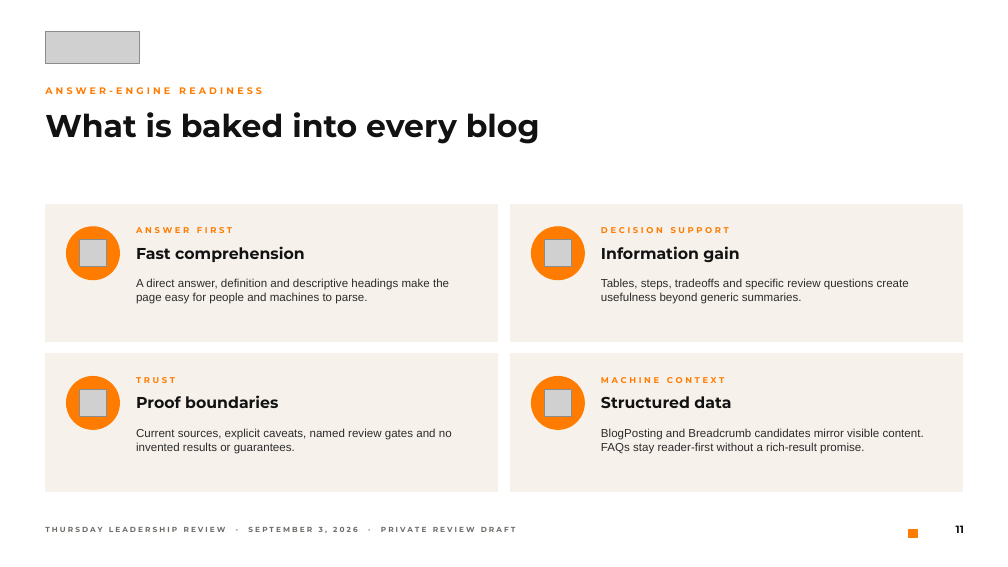
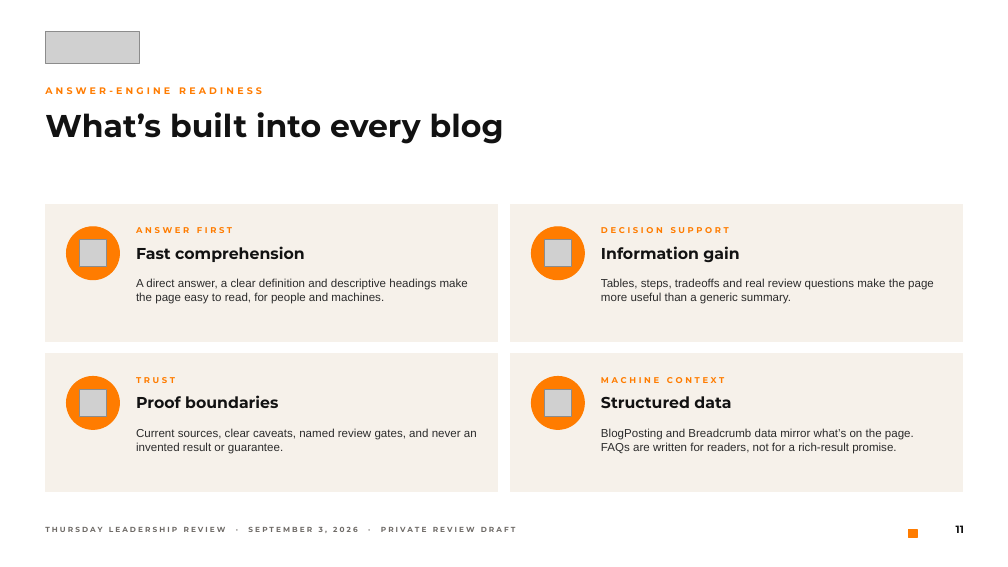
Before and after one commit to dillonmohr8777/client-operations-canonical, a slide deck: slide 11 of clients/bigorange-marketing/deliverables/2026-09-02-wordpress-growth-package-redesign/BigOrange-Thursday-WordPress-Growth-Review-2026-09-03.pptx. Drawn at 1008x567 pixels with LibreOffice and Linux fonts; fonts in the diff are those of the drawing; grey boxes stand for pictures. Boxes give left, top, right and bottom in pixels: in the first picture for what was removed or moved away, otherwise in the second. Text is boxed around its words. In the diff, an @@ line names an element or a change of style, - is before the commit and + after.

```diff
--- a/clients/bigorange-marketing/deliverables/2026-09-02-wordpress-growth-package-redesign/BigOrange-Thursday-WordPress-Growth-Review-2026-09-03.pptx
+++ b/clients/bigorange-marketing/deliverables/2026-09-02-wordpress-growth-package-redesign/BigOrange-Thursday-WordPress-Growth-Review-2026-09-03.pptx
@@ text at [45, 112, 504, 144]: text changed @@
-What is baked into every blog
+What’s built into every blog
@@ text at [136, 278, 468, 304]: text changed @@
-A direct answer, definition and descriptive headings make the page easy for people and machines to parse.
+A direct answer, a clear definition and descriptive headings make the page easy to read, for people and machines.
@@ text at [601, 278, 934, 304]: text changed @@
-Tables, steps, tradeoffs and specific review questions create usefulness beyond generic summaries.
+Tables, steps, tradeoffs and real review questions make the page more useful than a generic summary.
@@ text at [136, 428, 477, 454]: text changed @@
-Current sources, explicit caveats, named review gates and no invented results or guarantees.
+Current sources, clear caveats, named review gates, and never an invented result or guarantee.
@@ text at [601, 428, 914, 454]: text changed @@
-BlogPosting and Breadcrumb candidates mirror visible content. FAQs stay reader-first without a rich-result promise.
+BlogPosting and Breadcrumb data mirror what’s on the page. FAQs are written for readers, not for a rich-result promise.
```
Also in this commit, not shown: 13 other slides changed, 18 other files.
